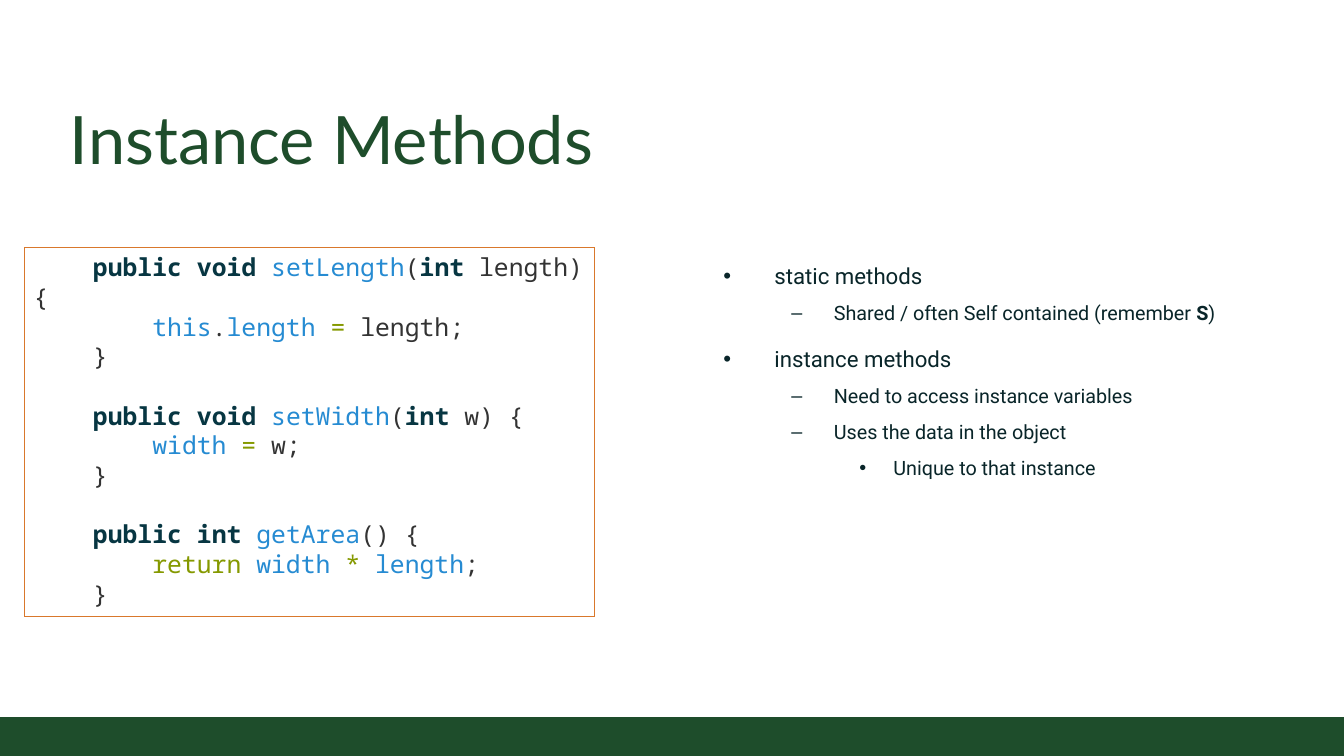
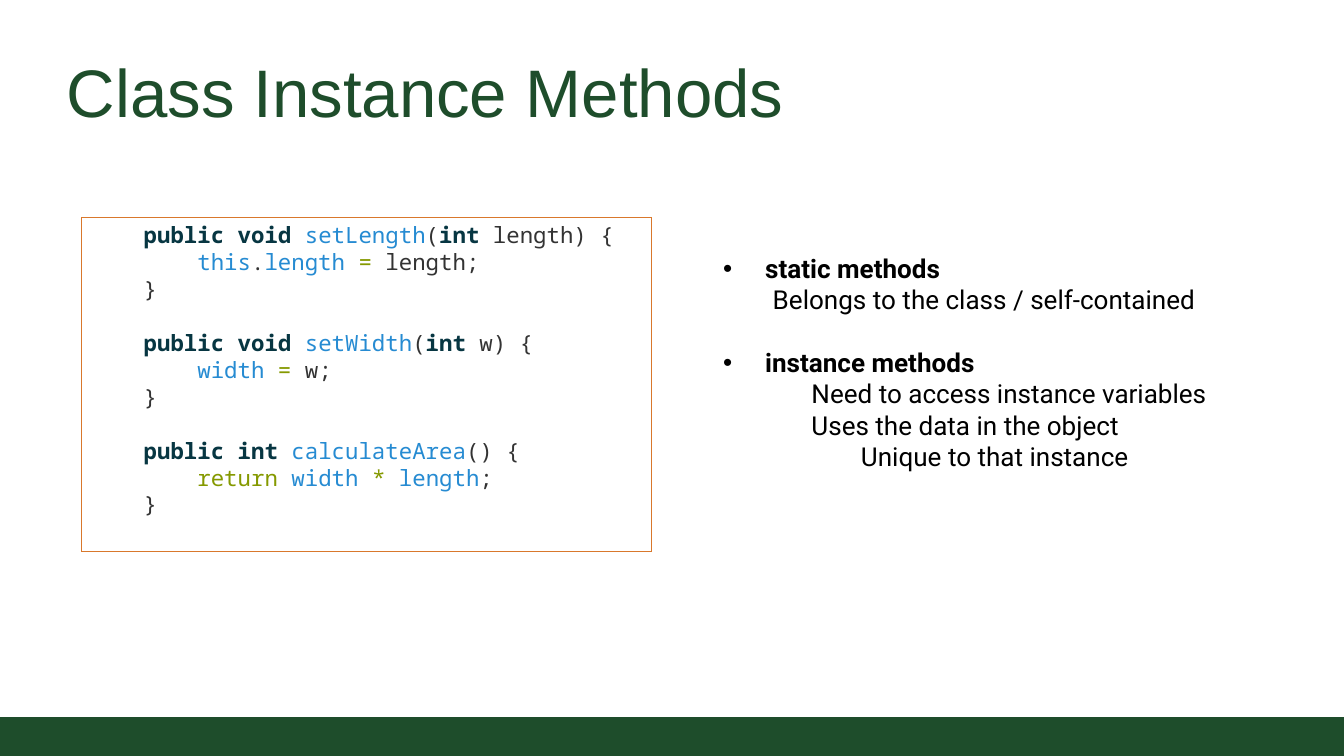
Before and after one commit to CSU-CompSci-CS163-4/Handouts, a slide deck: slide 22 of slides/On-Campus/02_02_ObjectsMethods.pptx (slide 16 before the commit). Drawn at 1344x756 pixels with LibreOffice and Linux fonts; fonts in the diff are those of the drawing; background and template pictures are left out. Boxes give left, top, right and bottom in pixels: in the first picture for what was removed or moved away, otherwise in the second. Text is boxed around its words. In the diff, an @@ line names an element or a change of style, - is before the commit and + after.

Commit message:
Methods and Objects Lecture updated

```diff
--- a/slides/On-Campus/02_02_ObjectsMethods.pptx
+++ b/slides/On-Campus/02_02_ObjectsMethods.pptx
@@ title at <box>67,68,783,118</box>: text changed; size 54 to 54.4 pt; font Lato to Arial @@
-Instance Methods
+Class Instance Methods
@@ rectangle "public void setLength(int length) {": place and size @@
-rectangle "public void setLength(int length) {" at <box>25,248,595,616</box>
+rectangle "public void setLength(int length) {" at <box>81,217,651,551</box>
@@ text in rectangle at <box>144,225,587,491</box>: size 20 to 18.1 pt in "public void setLength(int length) {", "this.length = length;", "}", "public void setWidth(int w) {" and 4 more places @@
@@ text at <box>765,258,1206,472</box>: size 18 to 21.2 pt, bold on in "static methods", "instance methods"; text colour #092529 to #000000 in "static methods", "instance methods", "Need to access instance variables", "Uses the data in the object" and 1 more places; size 16 to 21.2 pt in "Need to access instance variables", "Uses the data in the object", "Unique to that instance"; indent changed; line spacing 1.2 to 1; less space between paragraphs; bullet – to none; bullet • to none @@
@@ text at <box>773,289,1195,315</box>: text changed; size 16 to 21.2 pt; text colour #092529 to #000000 @@
-  – Shared / often Self contained (remember S)
+Belongs to the class / self-contained
@@ text in rectangle at <box>144,441,492,464</box>: text changed; size 20 to 18.1 pt; text colour #073642 to #268BD2 @@
-public int getArea() {
+public int calculateArea() {
```
Also in this commit, not shown: 4 other slides changed, 10 slides added, 5 slides removed.
